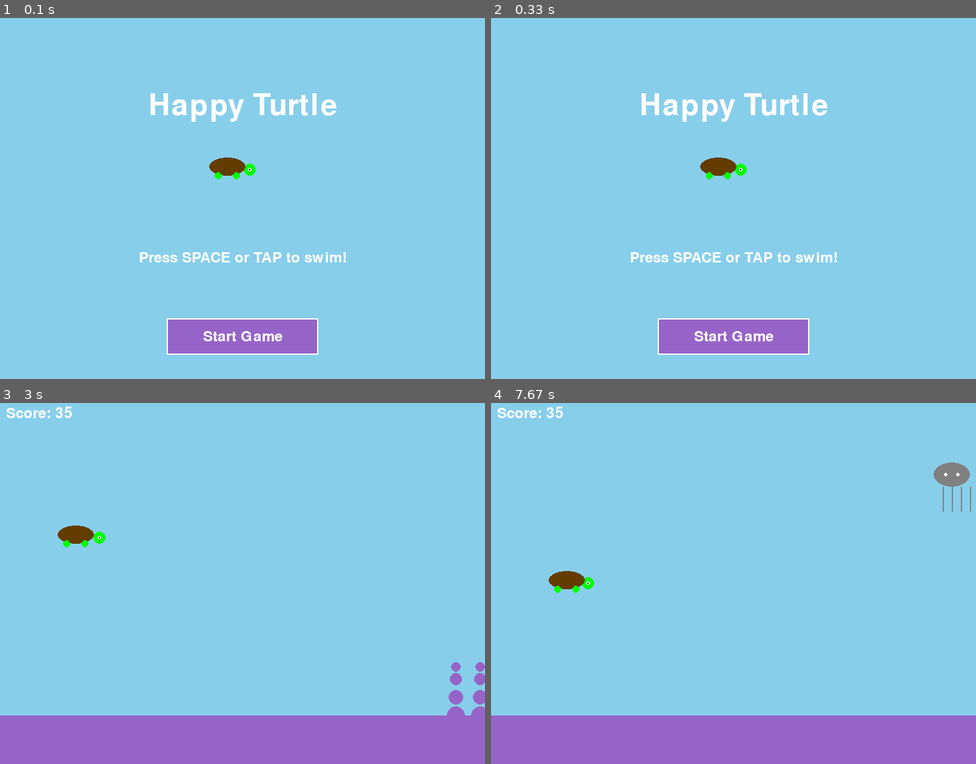
Above: before the commit, frames 1-4 (two rows, left to right).
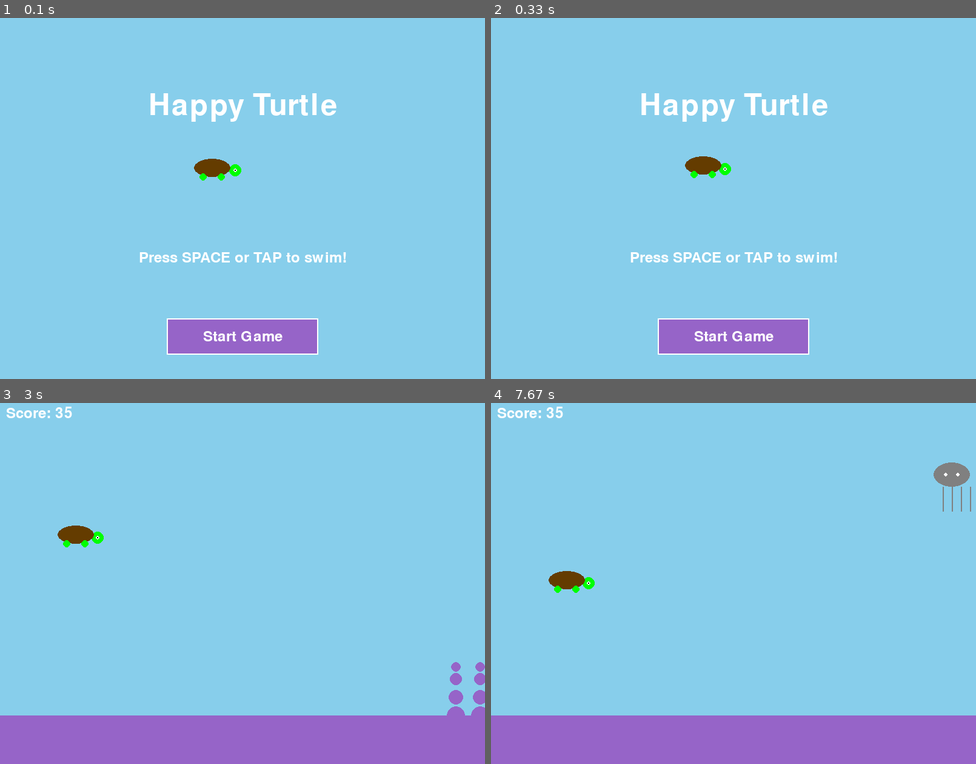
Above: after the commit, the same moments.

Repository: blaaaand/happy-turtle-game
Game: pygame game, started from happy_turtle_game.py
The game is run twice, just before and just after one commit, with the same random seed, the same clock (stepped at 60 frames per second) and the same inputs.
Inputs (mouse positions are in pixels of both pictures, inside the frame that each line leads up to):
- Up to frame 1 (0.1 s): no input
- Up to frame 2 (0.33 s): no input
- Up to frame 3 (3 s): click "Start Game" at 0.38 s; click (92, 525) at 1.22 s; click (218, 677) at 2.55 s; click (227, 518) at 2.88 s
- Up to frame 4 (7.67 s): click (665, 507) at 3.22 s; click (859, 551) at 3.55 s; click (883, 572) at 3.88 s; click (835, 518) at 4.22 s; click "Try Again" at 5.05 s; click (685, 569) at 7.38 s

The runs differ from the first frame. In frame 1, 0.4% of the frame differs, in the area x 40-53%, y 38-46%; in frame 2, 0.4%, in the area x 40-53%, y 38-45%; in frame 3, less than 0.1%; in frame 4, less than 0.1%.

Commit message:
Update turtle animations: - Make home screen turtle animations more subtle (1px movements, slower timing) - Make in-game turtle head wiggling more subtle (1px movements, slower timing) - Remove sound effect code since it wasn't working

Diff:
--- a/happy_turtle_game.py
+++ b/happy_turtle_game.py
@@ -105,13 +105,13 @@
         self.y_speed += self.gravity
         self.rect.y += self.y_speed
 
-        # Update head wiggle animation
+        # Update head wiggle animation (more subtle)
         if self.y_speed < 0:  # Only wiggle when jumping
             self.head_wiggle_timer += 1
-            if self.head_wiggle_timer >= 10:  # Change direction every 10 frames
+            if self.head_wiggle_timer >= 15:  # Change direction every 15 frames (slower)
                 self.head_wiggle_direction *= -1
                 self.head_wiggle_timer = 0
-            self.head_x_offset = self.head_wiggle_direction * 2  # Small wiggle offset
+            self.head_x_offset = self.head_wiggle_direction * 1  # Smaller wiggle offset (1 pixel)
         else:
             self.head_x_offset = 0  # Reset when not jumping
             self.head_wiggle_timer = 0
@@ -407,6 +407,16 @@
     countdown_time = 3  # Default countdown time
     countdown_start = 0  # Initialize with 0, will be set when countdown starts
     countdown_active = False  # Track if countdown is active
+
+    # Home screen turtle animation variables
+    home_turtle_bob_timer = 0
+    home_turtle_bob_direction = 1  # 1 for up, -1 for down
+    home_turtle_bob_offset = 0
+    home_turtle_head_wiggle_timer = 0
+    home_turtle_head_wiggle_direction = 1
+    home_turtle_head_wiggle_offset = 0
+
+
 
     while running:
         # Handle events
@@ -496,19 +506,34 @@
             title_rect = title_text.get_rect(center=(400, 150))
             screen.blit(title_text, title_rect)
 
-            # Draw turtle
-            turtle_start_rect = pygame.Rect(350, 250, 50, 50)
-            # Draw head
-            pygame.draw.circle(screen, (0, 255, 0), (turtle_start_rect.x + 62, turtle_start_rect.y + 5), 10)
-            pygame.draw.circle(screen, (255, 255, 255), (turtle_start_rect.x + 62, turtle_start_rect.y + 5), 3)
-            pygame.draw.circle(screen, (0, 0, 0), (turtle_start_rect.x + 62, turtle_start_rect.y + 5), 1)
-
-            # Draw shell
-            pygame.draw.ellipse(screen, (100, 60, 0), (turtle_start_rect.x - 5, turtle_start_rect.y - 15, 60, 30))
-
-            # Draw legs
-            pygame.draw.circle(screen, (0, 255, 0), (turtle_start_rect.x + 10, turtle_start_rect.y + 15), 6)
-            pygame.draw.circle(screen, (0, 255, 0), (turtle_start_rect.x + 40, turtle_start_rect.y + 15), 6)
+            # Update home screen turtle animations (more subtle)
+            home_turtle_bob_timer += 1
+            if home_turtle_bob_timer >= 20:  # Slower bobbing (every 20 frames instead of 10)
+                home_turtle_bob_direction *= -1
+                home_turtle_bob_timer = 0
+            home_turtle_bob_offset = home_turtle_bob_direction * 1  # Smaller bobbing (1 pixel instead of 2)
+
+            home_turtle_head_wiggle_timer += 1
+            if home_turtle_head_wiggle_timer >= 16:  # Slower head wiggling (every 16 frames instead of 8)
+                home_turtle_head_wiggle_direction *= -1
+                home_turtle_head_wiggle_timer = 0
+            home_turtle_head_wiggle_offset = home_turtle_head_wiggle_direction * 1  # Smaller head wiggling (1 pixel instead of 2)
+
+            # Draw turtle with animations
+            turtle_start_rect = pygame.Rect(325, 250 + home_turtle_bob_offset, 50, 30)
+
+            # Draw head with wiggle
+            head_x = turtle_start_rect.x + 62 + home_turtle_head_wiggle_offset
+            pygame.draw.circle(screen, (0, 255, 0), (head_x, turtle_start_rect.y + 5), 10)
+            pygame.draw.circle(screen, (255, 255, 255), (head_x, turtle_start_rect.y + 5), 3)
+            pygame.draw.circle(screen, (0, 0, 0), (head_x, turtle_start_rect.y + 5), 1)
+
+            # Draw shell with bobbing
+            pygame.draw.ellipse(screen, (100, 60, 0), (turtle_start_rect.x - 5, turtle_start_rect.y - 15 + home_turtle_bob_offset, 60, 30))
+
+            # Draw legs with bobbing
+            pygame.draw.circle(screen, (0, 255, 0), (turtle_start_rect.x + 10, turtle_start_rect.y + 15 + home_turtle_bob_offset), 6)
+            pygame.draw.circle(screen, (0, 255, 0), (turtle_start_rect.x + 40, turtle_start_rect.y + 15 + home_turtle_bob_offset), 6)
 
             # Draw instructions
             font = pygame.font.Font(None, 36)
